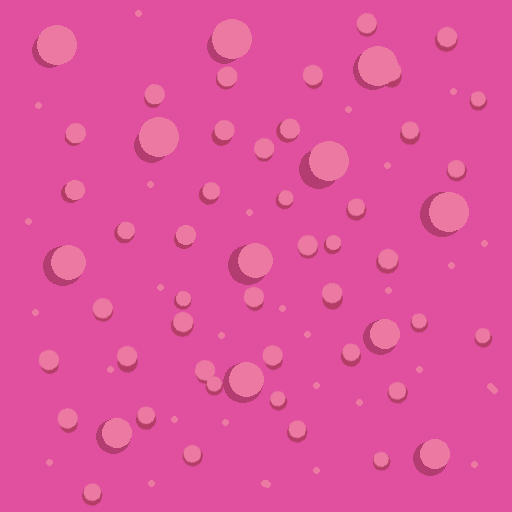
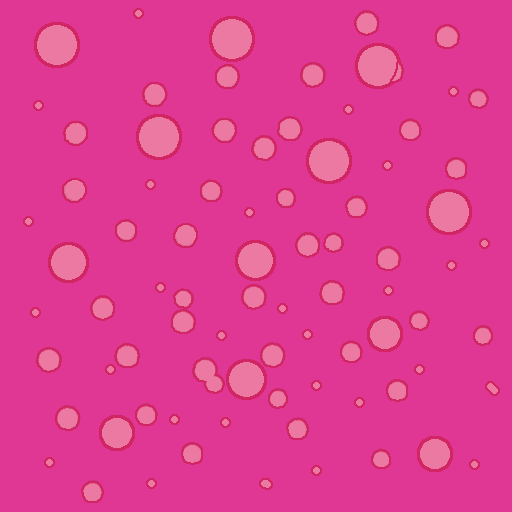
Layers edited between the first and the second 512×512 image:
painted on "Layer 2 copy 4" over [38, 12, 493, 507]
added layer "Layer 4" above "Layer 2" over [23, 8, 500, 503]
removed layer "Layer 1" over [32, 29, 465, 476]
added layer "Layer 3" above "Layer 0" over [34, 16, 472, 472]
painted on "Layer 0" over [0, 0, 512, 512]
